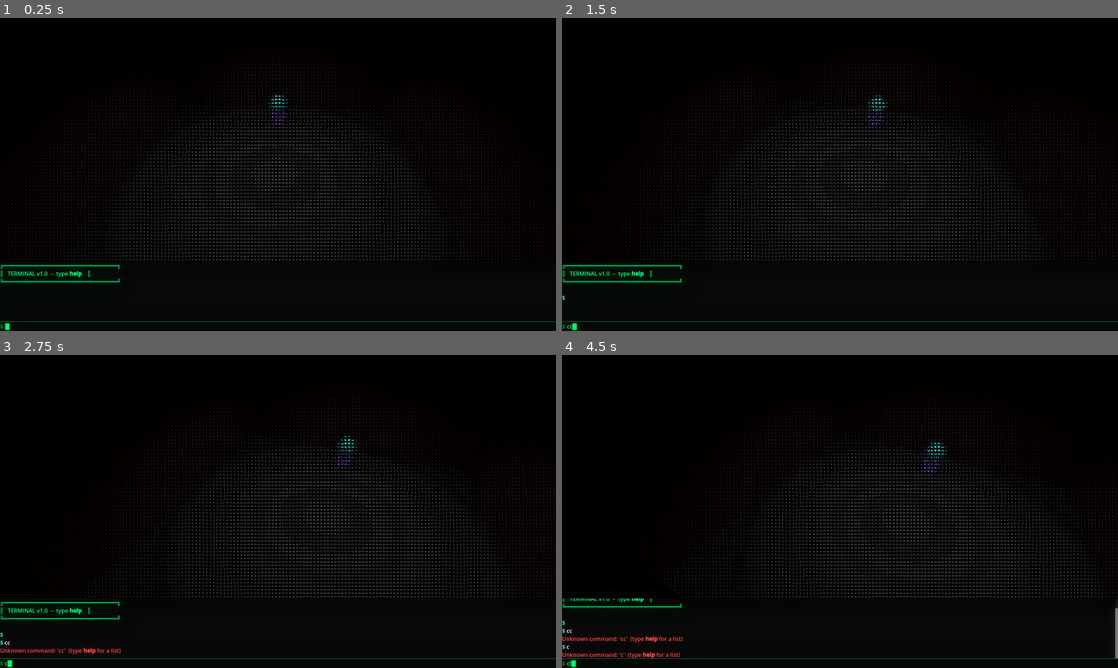
Above: before the commit, frames 1-4 (two rows, left to right).
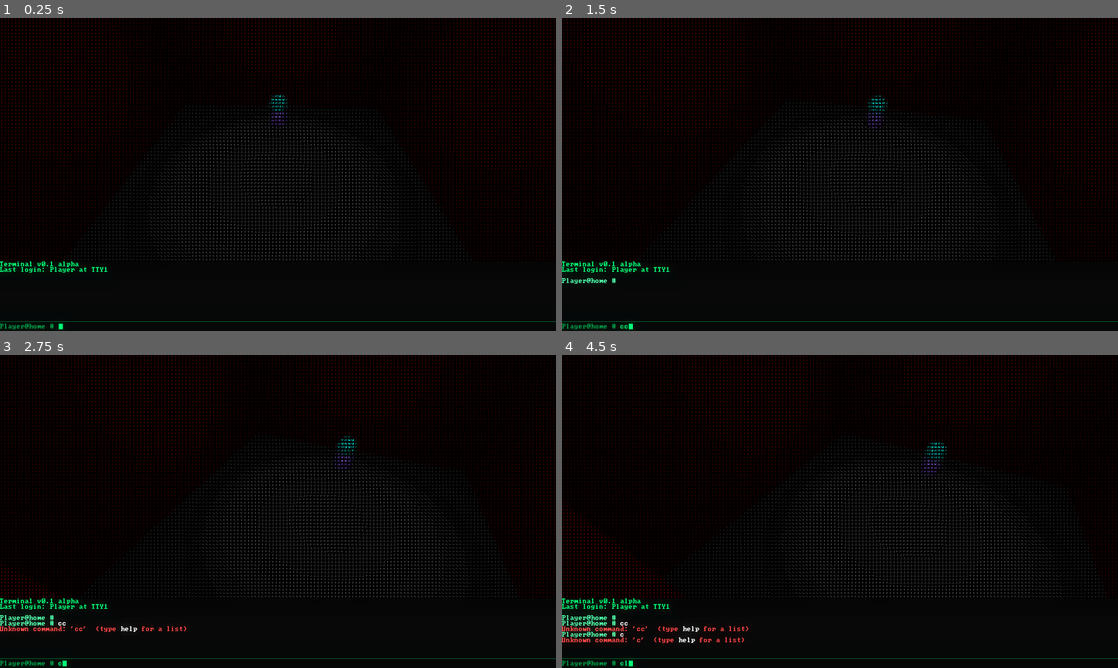
Above: after the commit, the same moments.

Repository: VocaBoca/ascii
Game: Godot game, scene res://level_test_scene.tscn
Same seed, same stepped clock (60 frames per second), same inputs: the game is played once before the commit and once after it.
Inputs:
- Up to frame 1 (0.25 s): no input
- Up to frame 2 (1.5 s): tap Enter at 0.5 s; hold Up 0.53-1.28 s; tap C at 0.6, 1.35 s; hold Down from 1.28 s (still down)
- Up to frame 3 (2.75 s): release Down at 2.03 s; hold Up from 2.03 s (still down); tap Enter at 2.1 s; tap C at 2.3 s
- Up to frame 4 (4.5 s): tap Keypad Enter at 2.85 s; tap C at 3.05, 3.8 s; release Up at 3.53 s; hold Down from 3.53 s (still down); tap Backspace at 3.6 s; tap L at 4.35 s

The runs differ from the first frame. In frame 1, 11% of the frame differs, in the area x 0-100%, y 0-100%; in frame 2, 11%; in frame 3, 12%; in frame 4, 12%.

Commit message:
another terminal stuff

Diff:
--- /dev/null
+++ b/Animations.gd
@@ -0,0 +1,16 @@
+extends AnimationPlayer
+
+# Called when the node enters the scene tree for the first time.
+func _ready() -> void:
+	play('SpotlightBlink');
+	pass # Replace with function body.
+
+# Called every frame. 'delta' is the elapsed time since the previous frame.
+func _process(delta: float) -> void:
+	pass
+
+#BADBADBAD
+func _on_animation_finished(anim_name: StringName) -> void:
+	await get_tree().create_timer(randf_range(5.0,15.0)).timeout;
+	play('SpotlightBlink');
+	pass # Replace with function body.
--- /dev/null
+++ b/Scripts/AudioScript.gd
@@ -0,0 +1,30 @@
+extends AudioStreamPlayer
+
+var keysounds: Array[AudioStream] = []
+var babysound: AudioStream
+
+# Called when the node enters the scene tree for the first time.
+func _ready() -> void:
+	keysounds = [
+		preload("res://Audio/Keyboard/click1.wav"),
+		preload("res://Audio/Keyboard/click2.wav")
+	]
+	babysound = preload("res://Audio/Other/baby.wav")
+	pass # Replace with function body.
+
+
+# Called every frame. 'delta' is the elapsed time since the previous frame.
+func _process(delta: float) -> void:
+	pass
+
+
+func _on_console_window_console_key_pressed() -> void:
+	stream = keysounds.pick_random()
+	play()
+	pass # Replace with function body.
+
+
+func _on_console_window_screamer_baby_spawn() -> void:
+	stream = babysound
+	play()
+	pass # Replace with function body.
--- a/Scripts/ConsoleScript.gd
+++ b/Scripts/ConsoleWindow.gd
@@ -1,5 +1,6 @@
 extends Control
-
+signal ConsoleKeyPressed;
+signal ScreamerBabySpawn;
 # ─────────────────────────────────────────────
 #  Terminal.gd
 #  Attach to a Control node inside your CanvasLayer.
@@ -24,7 +25,7 @@
 const TEXT_COLOR      : Color = Color(0.0,  1.0,  0.45, 1.0)   # green phosphor
 const DIM_COLOR       : Color = Color(0.0,  0.6,  0.27, 1.0)
 const CURSOR_COLOR    : Color = Color(0.0,  1.0,  0.45, 1.0)
-const PROMPT_STR      : String = "$ "
+const PROMPT_STR      : String = "@home # "
 const CURSOR_BLINK_HZ : float = 1.8   # blinks per second
 const MAX_HISTORY     : int   = 200   # lines kept in output
 
@@ -45,7 +46,19 @@
 # ── built-in font (monospace fallback) ───────────────────────────────────────
 # If you have a .ttf in res://fonts/ set this path; otherwise leave ""
 # and Godot will use its default monospace font.
-const MONO_FONT_PATH : String = ""   # e.g. "res://fonts/JetBrainsMono-Regular.ttf"
+
+# This font is part of The Ultimate Oldschool PC Font Pack by VileR
+# https://int10h.org/oldschool-pc-fonts/
+const MONO_FONT_PATH : String = "res://fonts/Ac437_IBM_EGA_8x8.ttf"
+
+# Username
+func getUsername() -> String:
+	if OS.has_environment("USERNAME"):
+		return OS.get_environment("USERNAME")
+	else:
+		return "Player"
+
+var username : String = getUsername()
 
 # ════════════════════════════════════════════════════════════════════════════
 #  SCENE BUILDER  –  call this from your scene _ready if you don't want
@@ -102,7 +115,7 @@
 
 	var prompt := Label.new()
 	prompt.name = "Prompt"
-	prompt.text = PROMPT_STR
+	prompt.text = username + PROMPT_STR
 	prompt.add_theme_color_override("font_color", DIM_COLOR)
 	prompt.add_theme_font_size_override("font_size", FONT_SIZE)
 	if MONO_FONT_PATH != "":
@@ -128,9 +141,8 @@
 	row.add_child(_cursor_label)
 
 	# Print a welcome banner
-	_print_raw("[color=#00ff72]╔══════════════════════════════════╗[/color]")
-	_print_raw("[color=#00ff72]║   TERMINAL v1.0  –  type [b]help[/b]    ║[/color]")
-	_print_raw("[color=#00ff72]╚══════════════════════════════════╝[/color]")
+	_print_raw("[color=#00ff72]Terminal v0.1 alpha[/color]")
+	_print_raw("[color=#00ff72]Last login: [/color]"+username+" at TTY1")
 	_print_raw("")
 
 
@@ -172,16 +184,16 @@
 					_input_buffer = _input_buffer.left(_input_buffer.length() - 1)
 					_update_input_display()
 
+			KEY_DOWN:
+				_history_navigate(-1)
+
 			KEY_UP:
-				_history_navigate(-1)
-
-			KEY_DOWN:
 				_history_navigate(1)
 
 			KEY_C:
 				if event.ctrl_pressed:
 					# Ctrl+C  –  cancel current input
-					_print_line(PROMPT_STR + _input_buffer + "^C")
+					_print_line(username + PROMPT_STR + _input_buffer + "^C")
 					_input_buffer = ""
 					_history_idx = -1
 					_update_input_display()
@@ -198,7 +210,7 @@
 
 			_:
 				_type_char(event)
-
+		ConsoleKeyPressed.emit()
 		get_viewport().set_input_as_handled()
 
 
@@ -225,7 +237,7 @@
 	var raw := _input_buffer.strip_edges()
 
 	# Echo the command
-	_print_raw("[color=#4dffaa]" + PROMPT_STR + "[/color]" +
+	_print_raw("[color=#4dffaa]" + username + PROMPT_STR + "[/color]" +
 			   "[color=#ffffff]" + raw.xml_escape() + "[/color]")
 
 	if raw != "":
@@ -264,8 +276,14 @@
 			_print_line("Terminal v1.0  –  Godot 4")
 		"exit", "quit":
 			visible = false
+		"baby":
+			visible = false
+			await get_tree().create_timer(3).timeout
+			ScreamerBabySpawn.emit()
+			await get_tree().create_timer(3).timeout
+			visible = true
 		_:
-			_print_error("Unknown command: '%s'  (type [b]help[/b] for a list)" % name_)
+			_print_error("Unknown command: '%s'  (type [color=#ffffff]help[/color] for a list)" % name_)
 
 
 # ════════════════════════════════════════════════════════════════════════════
@@ -273,15 +291,16 @@
 # ════════════════════════════════════════════════════════════════════════════
 func _cmd_help(_args: Array) -> void:
 	_print_raw("")
-	_print_raw("[b][color=#00ff72]Hello World[/color][/b]")
+	_print_raw("[color=#00ff72]Hello World[/color]")
 	_print_raw("")
 	_print_raw("[color=#4dffaa]Available commands:[/color]")
-	_print_raw("  [b]help[/b]          –  show this message")
-	_print_raw("  [b]echo[/b] <text>   –  print text")
-	_print_raw("  [b]clear[/b]         –  clear the screen")
-	_print_raw("  [b]history[/b]       –  show command history")
-	_print_raw("  [b]ver[/b]           –  show version")
-	_print_raw("  [b]exit[/b]          –  hide terminal")
+	_print_raw("  [color=#ffffff]help[/color]          –  show this message")
+	_print_raw("  [color=#ffffff]echo[/color] <text>   –  print text")
+	_print_raw("  [color=#ffffff]clear[/color]         –  clear the screen")
+	_print_raw("  [color=#ffffff]history[/color]       –  show command history")
+	_print_raw("  [color=#ffffff]ver[/color]          –  show version")
+	_print_raw("  [color=#ffffff]exit[/color]          –  hide terminal")
+	_print_raw("  [color=#ffffff]baby[/color]          –  show baby")
 	_print_raw("")
 
 
--- /dev/null
+++ b/Scripts/ScreamerBaby.gd
@@ -0,0 +1,18 @@
+extends ColorRect
+
+
+# Called when the node enters the scene tree for the first time.
+func _ready() -> void:
+	pass # Replace with function body.
+
+
+# Called every frame. 'delta' is the elapsed time since the previous frame.
+func _process(delta: float) -> void:
+	pass
+
+
+func _on_console_window_screamer_baby_spawn() -> void:
+	visible = true;
+	await get_tree().create_timer(3).timeout
+	visible = false
+	pass # Replace with function body.
--- a/level_test_scene.tscn
+++ b/level_test_scene.tscn
@@ -7,7 +7,11 @@
 [ext_resource type="Texture2D" uid="uid://tll8kbevgpbn" path="res://Textures/Atlas5.png" id="3_x0c6s"]
 [ext_resource type="Script" uid="uid://d2lck71voytmp" path="res://Scripts/Color_Rect_Debug_Script.gd" id="4_4fyl6"]
 [ext_resource type="ArrayMesh" uid="uid://fpwa65lgb7oo" path="res://Models/TestModel.obj" id="4_fkw4m"]
-[ext_resource type="Script" uid="uid://c13v6a6co0t4g" path="res://Scripts/ConsoleScript.gd" id="7_fkw4m"]
+[ext_resource type="Script" uid="uid://c13v6a6co0t4g" path="res://Scripts/ConsoleWindow.gd" id="7_fkw4m"]
+[ext_resource type="Texture2D" uid="uid://ce1wphrly7t7" path="res://Textures/AAAAAAAAAAAAA.jpg" id="9_2afu8"]
+[ext_resource type="Script" uid="uid://dhsgm3awkj1ja" path="res://Animations.gd" id="9_g8ngl"]
+[ext_resource type="Script" uid="uid://c7wffkatnh7l6" path="res://Scripts/ScreamerBaby.gd" id="10_mq78g"]
+[ext_resource type="Script" uid="uid://be6amaw01dx6h" path="res://Scripts/AudioScript.gd" id="12_33wto"]
 
 [sub_resource type="Environment" id="Environment_fkw4m"]
 background_mode = 3
@@ -62,6 +66,58 @@
 shader_parameter/bg_strength = 0.0
 shader_parameter/color_boost = 1.0000000475
 
+[sub_resource type="ShaderMaterial" id="ShaderMaterial_2afu8"]
+shader = ExtResource("2_x0c6s")
+shader_parameter/source_tex = ExtResource("9_2afu8")
+shader_parameter/ascii_atlas = ExtResource("3_x0c6s")
+shader_parameter/cell_size = 6.70000012825
+shader_parameter/atlas_grid = Vector2(8, 6)
+shader_parameter/glyph_count = 48.0
+shader_parameter/atlas_mapping_power = 1.0
+shader_parameter/atlas_mapping_bias = 0.0
+shader_parameter/invert_ramp = false
+shader_parameter/min_cell_fill = 0.35
+shader_parameter/bg_strength = 0.25
+shader_parameter/color_boost = 1.0
+
+[sub_resource type="Animation" id="Animation_fkw4m"]
+length = 0.001
+tracks/0/type = "value"
+tracks/0/imported = false
+tracks/0/enabled = true
+tracks/0/path = NodePath("SubViewport/SpotLight3D:light_energy")
+tracks/0/interp = 1
+tracks/0/loop_wrap = true
+tracks/0/keys = {
+"times": PackedFloat32Array(0),
+"transitions": PackedFloat32Array(1),
+"update": 0,
+"values": [16.0]
+}
+
+[sub_resource type="Animation" id="Animation_g8ngl"]
+resource_name = "SpotlightBlink"
+length = 0.23333502
+step = 0.016666668
+tracks/0/type = "value"
+tracks/0/imported = false
+tracks/0/enabled = true
+tracks/0/path = NodePath("SubViewport/SpotLight3D:light_energy")
+tracks/0/interp = 1
+tracks/0/loop_wrap = true
+tracks/0/keys = {
+"times": PackedFloat32Array(0, 0.03333333, 0.08333333, 0.15000002, 0.18333332, 0.23333333),
+"transitions": PackedFloat32Array(1, 1, 1, 1, 1, 1),
+"update": 0,
+"values": [16.0, 5.483, 16.0, 16.0, 5.483, 16.0]
+}
+
+[sub_resource type="AnimationLibrary" id="AnimationLibrary_sfm0x"]
+_data = {
+&"RESET": SubResource("Animation_fkw4m"),
+&"SpotlightBlink": SubResource("Animation_g8ngl")
+}
+
 [node name="LevelTestScene" type="Node3D" unique_id=70158495]
 script = ExtResource("1_4fyl6")
 
@@ -70,7 +126,9 @@
 
 [node name="SubViewport" type="SubViewport" parent="." unique_id=302337459]
 transparent_bg = true
+handle_input_locally = false
 size = Vector2i(1600, 900)
+render_target_update_mode = 4
 
 [node name="Floor" type="MeshInstance3D" parent="SubViewport" unique_id=50778675]
 transform = Transform3D(50, 0, 0, 0, -2.1855694e-06, 50, 0, -50, -2.1855694e-06, 0, 0, 0)
@@ -104,10 +162,11 @@
 
 [node name="SpotLight3D" type="SpotLight3D" parent="SubViewport" unique_id=326833247]
 transform = Transform3D(1, 0, 0, 0, -4.371139e-08, 1, 0, -1, -4.371139e-08, 0, 3.5063756, 0)
-light_energy = 13.917
-spot_range = 8.212
-spot_attenuation = 1.19
-spot_angle = 63.01
+light_energy = 16.0
+light_specular = 0.0
+spot_range = 10.869
+spot_attenuation = 1.64
+spot_angle = 124.7
 
 [node name="AvatarTest" type="MeshInstance3D" parent="SubViewport" unique_id=1891808082]
 transform = Transform3D(0.46099934, 0.09033446, 0.07031572, -0.003706818, 0.30339208, -0.36546478, -0.11441536, 0.35414395, 0.2951545, -1.3592227, 3.4580095, 1.972)
@@ -115,12 +174,12 @@
 mesh = SubResource("PlaneMesh_x0c6s")
 surface_material_override/0 = SubResource("StandardMaterial3D_hgkj1")
 
-[node name="CharacterBody3D" type="CharacterBody3D" parent="SubViewport" unique_id=1521667753]
-
-[node name="CollisionShape3D" type="CollisionShape3D" parent="SubViewport/CharacterBody3D" unique_id=1607148197]
+[node name="TestPlayer" type="CharacterBody3D" parent="SubViewport" unique_id=1521667753]
+
+[node name="CollisionShape3D" type="CollisionShape3D" parent="SubViewport/TestPlayer" unique_id=1607148197]
 shape = SubResource("CapsuleShape3D_g8ngl")
 
-[node name="MeshInstance3D" type="MeshInstance3D" parent="SubViewport/CharacterBody3D" unique_id=1715825048]
+[node name="MeshInstance3D" type="MeshInstance3D" parent="SubViewport/TestPlayer" unique_id=1715825048]
 transform = Transform3D(0.5, 0, 0, 0, 0.5, 0, 0, 0, 0.5, 0, 0, -2.2068825)
 mesh = ExtResource("4_fkw4m")
 surface_material_override/0 = SubResource("StandardMaterial3D_sfm0x")
@@ -129,7 +188,7 @@
 [node name="CanvasLayer" type="CanvasLayer" parent="." unique_id=635638733]
 follow_viewport_enabled = true
 
-[node name="ColorRect" type="ColorRect" parent="CanvasLayer" unique_id=1732385938 node_paths=PackedStringArray("viewport")]
+[node name="ASCII3D" type="ColorRect" parent="CanvasLayer" unique_id=1732385938 node_paths=PackedStringArray("viewport")]
 material = SubResource("ShaderMaterial_33wto")
 anchors_preset = -1
 anchor_right = 0.003125
@@ -146,3 +205,24 @@
 offset_bottom = 900.0
 color = Color(0, 0, 0, 1)
 script = ExtResource("7_fkw4m")
+
+[node name="ScreamerBaby" type="ColorRect" parent="CanvasLayer" unique_id=1934004906]
+visible = false
+material = SubResource("ShaderMaterial_2afu8")
+offset_right = 1600.0
+offset_bottom = 900.0
+script = ExtResource("10_mq78g")
+
+[node name="AnimationPlayer" type="AnimationPlayer" parent="." unique_id=1189118204]
+libraries/ = SubResource("AnimationLibrary_sfm0x")
+script = ExtResource("9_g8ngl")
+
+[node name="AudioStreamPlayer" type="AudioStreamPlayer" parent="." unique_id=1333001166]
+volume_db = -18.0
+pitch_scale = 0.8
+script = ExtResource("12_33wto")
+
+[connection signal="ConsoleKeyPressed" from="CanvasLayer/ConsoleWindow" to="AudioStreamPlayer" method="_on_console_window_console_key_pressed"]
+[connection signal="ScreamerBabySpawn" from="CanvasLayer/ConsoleWindow" to="AudioStreamPlayer" method="_on_console_window_screamer_baby_spawn"]
+[connection signal="ScreamerBabySpawn" from="CanvasLayer/ConsoleWindow" to="CanvasLayer/ScreamerBaby" method="_on_console_window_screamer_baby_spawn"]
+[connection signal="animation_finished" from="AnimationPlayer" to="AnimationPlayer" method="_on_animation_finished"]
Not shown, added: Animations.gd.uid
Not shown, added: Audio/Keyboard/click1.wav.import
Not shown, added: Audio/Keyboard/click2.wav.import
Not shown, added: Audio/Other/baby.wav.import
Binary file added: Fonts/Ac437_IBM_EGA_8x8.ttf
Not shown, added: Fonts/Ac437_IBM_EGA_8x8.ttf.import
Not shown, added: Scripts/AudioScript.gd.uid
Renamed: Scripts/ConsoleScript.gd.uid -> Scripts/ConsoleWindow.gd.uid
Not shown, added: Scripts/ScreamerBaby.gd.uid
Not shown, added: Audio/Keyboard/click1.wav
Not shown, added: Audio/Keyboard/click2.wav
Not shown, added: Audio/Other/baby.wav
